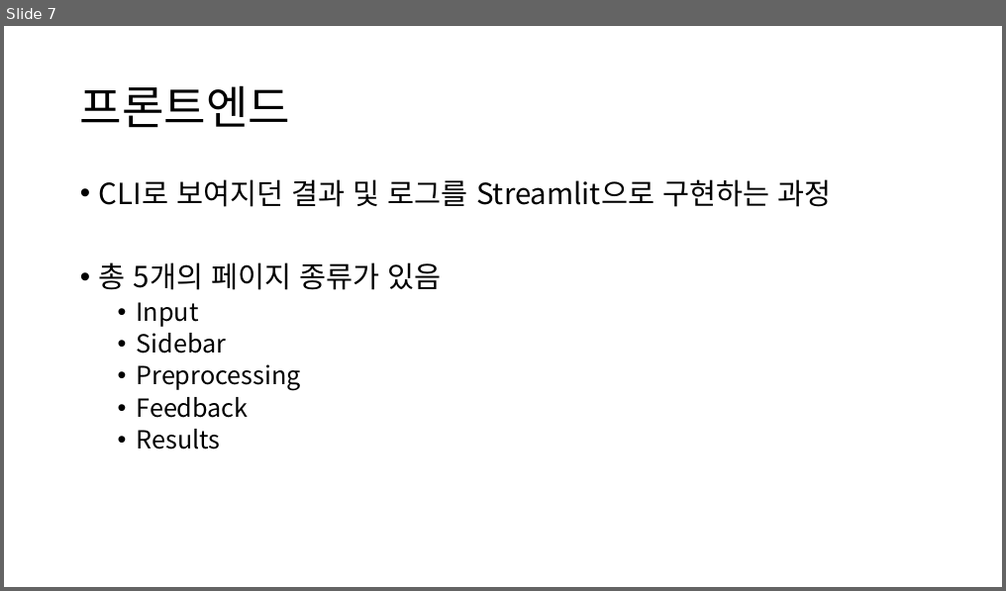
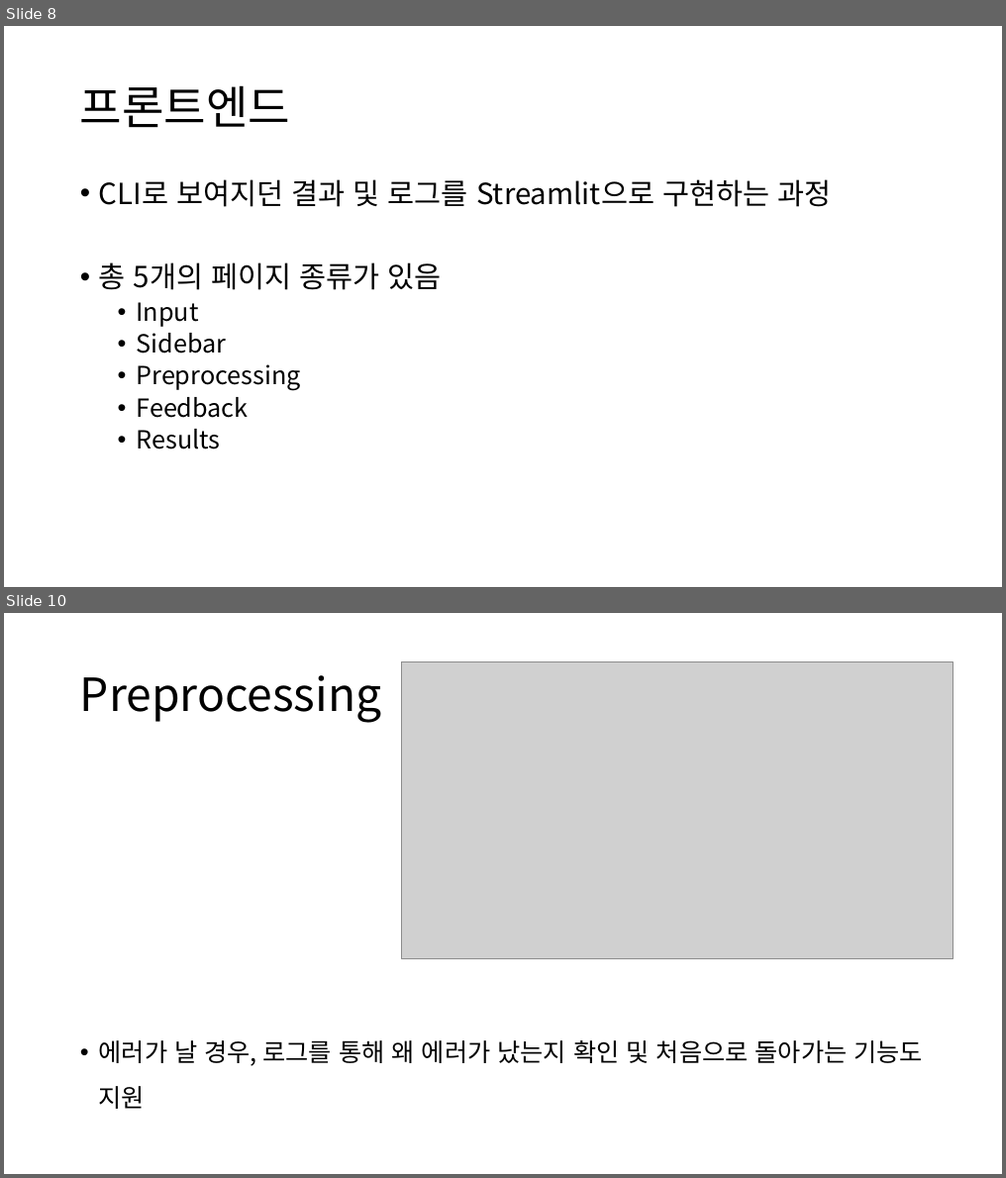
Before and after one commit to semistone97/pjt-SEO, a slide deck: jskim/키워드 기반 리스팅 최적화 에이전트 - 구현파트.pptx. Shown one above the other, each under a label of ours: slide 7 before the commit, slides 8 and 10 after it; the slides between them are not shown. The pictures are 1006x591 and 1006x1178 pixels, drawn with LibreOffice and Linux fonts; fonts in the diff are those of the drawing; grey boxes stand for pictures. Boxes give left, top, right and bottom in pixels: in the first picture for what was removed or moved away, otherwise in the second. Text is boxed around its words. In the diff, an @@ line names an element or a change of style, - is before the commit and + after.

```diff
--- a/jskim/키워드 기반 리스팅 최적화 에이전트 - 구현파트.pptx
+++ b/jskim/키워드 기반 리스팅 최적화 에이전트 - 구현파트.pptx
@@ slide 10 added at (4,613,1002,1174), background #FFFFFF @@
@@ picture added at (402,662,954,959) @@
@@ title added at (80,675,382,723), 44 pt, text #000000 @@
+Preprocessing
@@ text added at (99,1041,924,1109), 24 pt, text #000000 @@
+• 에러가 날 경우, 로그를 통해 왜 에러가 났는지 확인 및 처음으로 돌아가는 기능도 지원
@@ what was slide 7 is now slide 8 @@
```
Also in this commit, not shown: 10 slides changed, 1 other slide added, 1 slide removed, 6 other files.
